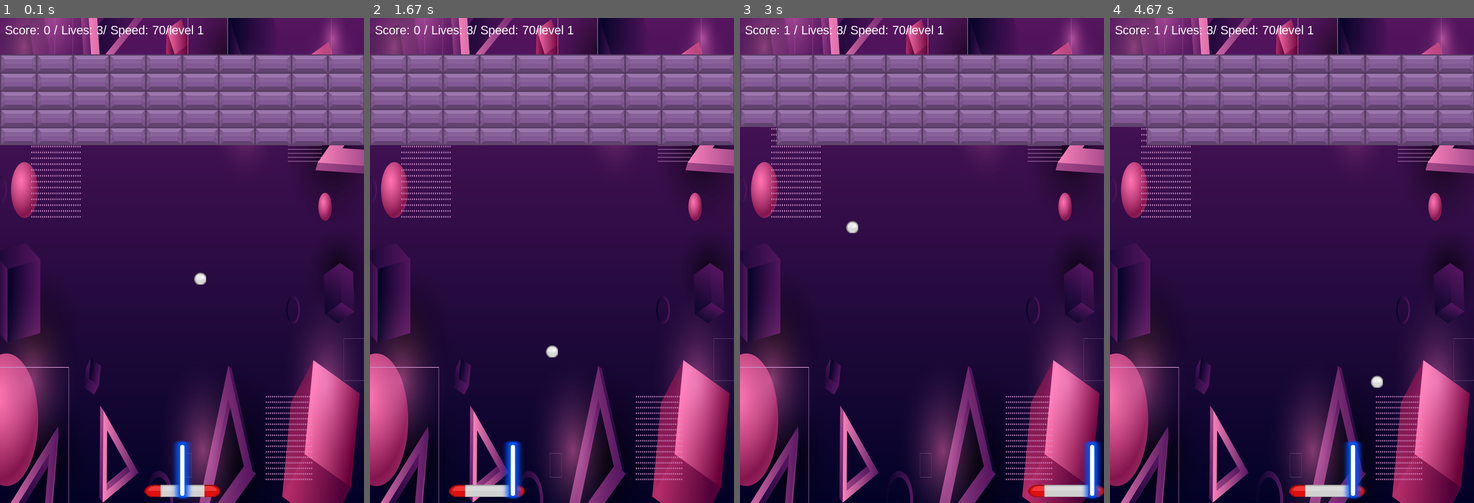
Above: before the commit, frames 1-4 (left to right).
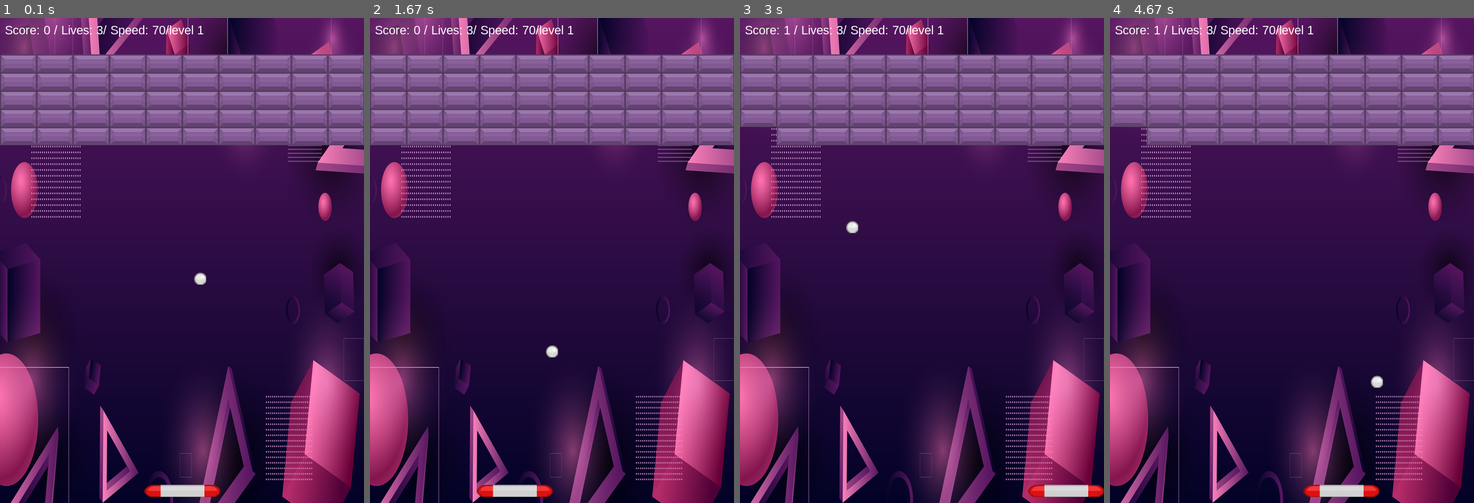
Above: after the commit, the same moments.

Repository: best-gamer5950/First-pygame
Game: pygame game, started from bricks and ball.py
Two runs of this game, one before a commit and one after it. Both use one fixed random seed, a clock stepped at 60 frames per second and the inputs below.
Inputs:
- Up to frame 1 (0.1 s): no input
- Up to frame 2 (1.67 s): hold Right 0.33-0.8 s; hold Right 0.83-1.3 s; hold Left from 1.33 s (still down)
- Up to frame 3 (3 s): release Left at 1.87 s; hold Right 2.33-2.97 s
- Up to frame 4 (4.67 s): hold Left 3-3.47 s; hold Right 3.5-3.97 s; hold Right 4-4.47 s; hold Left from 4.5 s (still down)

The runs differ from the first frame. In frame 1, 0.6% of the frame differs, in the area x 47-53%, y 87-100%; in frame 2, 1.1%, in the area x 21-51%, y 87-100%; in frame 3, 0.6%; in frame 4, 0.9%.

Commit message:
Update bricks and ball.py

Diff:
--- a/bricks and ball.py
+++ b/bricks and ball.py
@@ -2,15 +2,17 @@
 import random
 pygame.init()
 
+
 #cheats/sound
-up_down = True
+up_down = False
 start_laser = False
-infinet_laser = True
+infinet_laser = False
 infinet_chest = False
 infinet_lives = False
 
 music = False
 sound = False
+
 
 background = random.randint(1,8)
 OG_background = background
@@ -183,7 +185,7 @@
         #update code goes here
         keys = pygame.key.get_pressed()
         if not up_down:
-            if keys[pygame.K_UP]:
+            if keys[pygame.K_UP] or keys[pygame.K_SPACE]:
                 self.laser_mover = False
         else:
             if keys[pygame.K_SPACE]:
